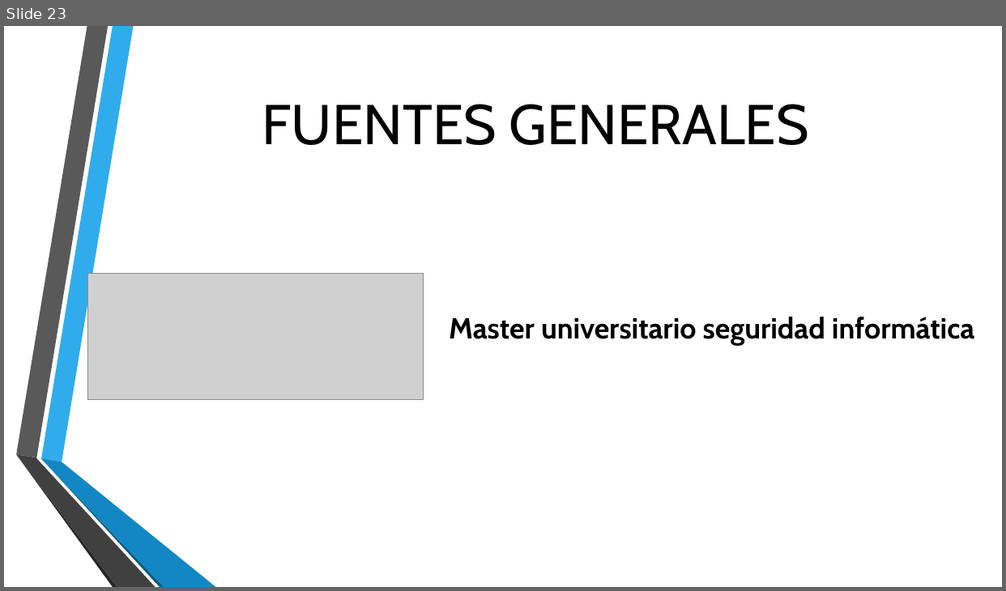
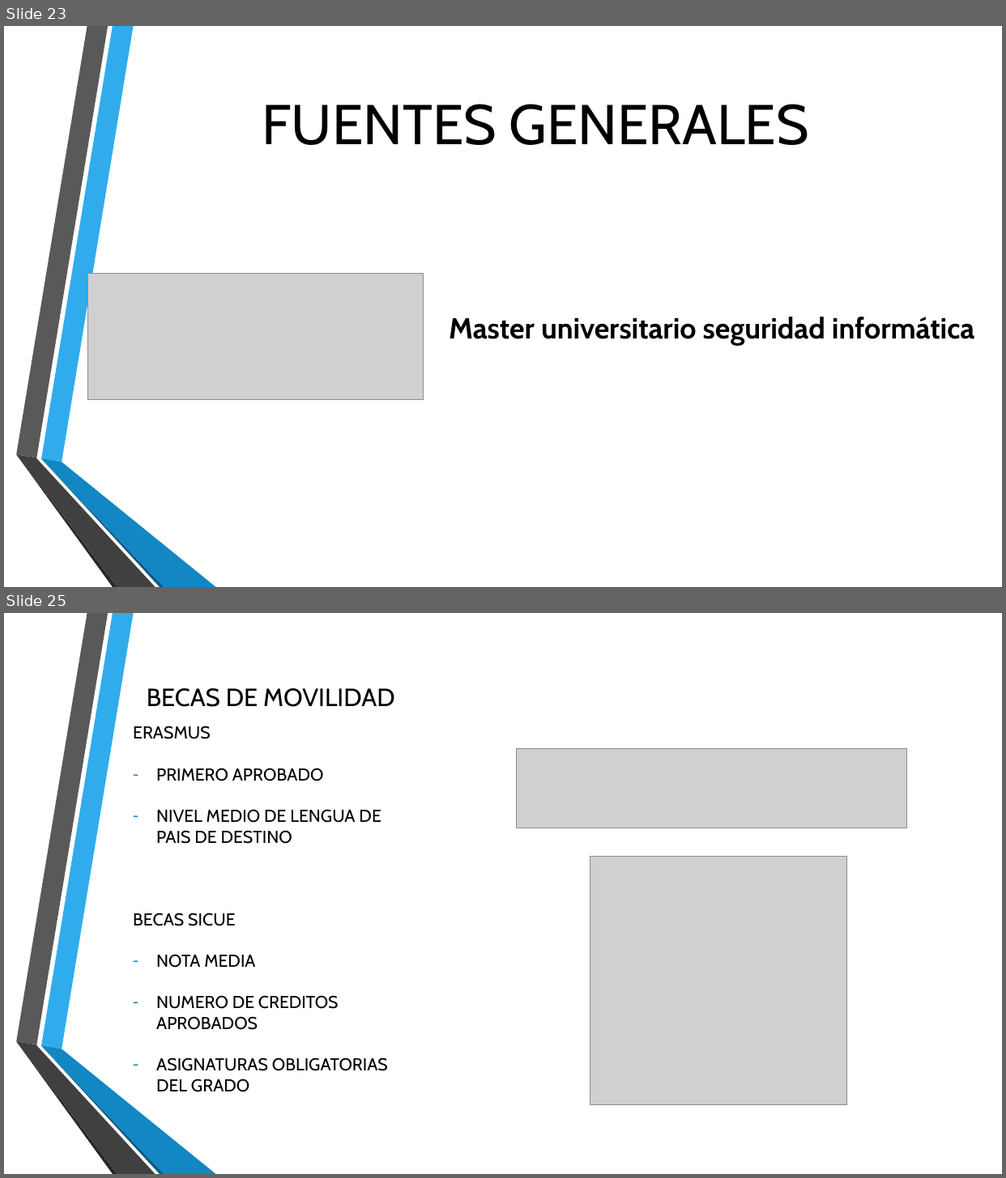
Before and after one commit to Rijaelto/TG1, a slide deck: TG1_final.pptx. Shown one above the other, each under a label of ours: slide 23 before the commit, slides 23 and 25 after it; the slides between them are not shown. The pictures are 1006x591 and 1006x1178 pixels, drawn with LibreOffice and Linux fonts; fonts in the diff are those of the drawing; grey boxes stand for pictures; background and template pictures are left out. Boxes give left, top, right and bottom in pixels: in the first picture for what was removed or moved away, otherwise in the second. Text is boxed around its words. In the diff, an @@ line names an element or a change of style, - is before the commit and + after.

```diff
--- a/TG1_final.pptx
+++ b/TG1_final.pptx
@@ slide 25 added at bbox=[4, 613, 1002, 1174], background picture (left out); not listed: 6 template elements that a slide beside it also shows @@
@@ title added at bbox=[147, 688, 395, 707], 24 pt, text #000000 @@
+BECAS DE MOVILIDAD
@@ picture added at bbox=[517, 749, 907, 828] @@
@@ text added at bbox=[133, 768, 388, 1093], 16.6 pt, text #000000 @@
+ERASMUS
+– PRIMERO APROBADO
+– NIVEL MEDIO DE LENGUA DE PAIS DE DESTINO
+BECAS SICUE
+– NOTA MEDIA
+– NUMERO DE CREDITOS APROBADOS
+– ASIGNATURAS OBLIGATORIAS DEL GRADO
@@ picture added at bbox=[590, 857, 847, 1105] @@
```
Also in this commit, not shown: 3 other slides added.
